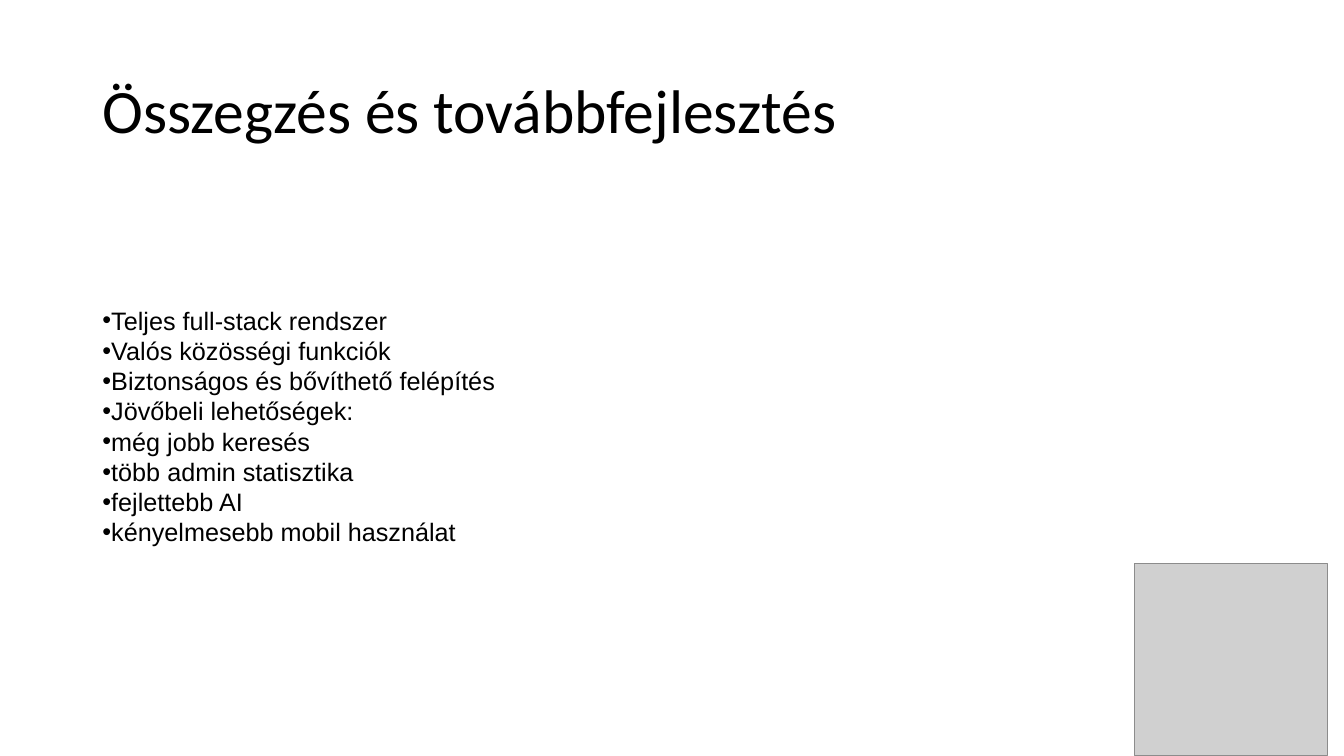
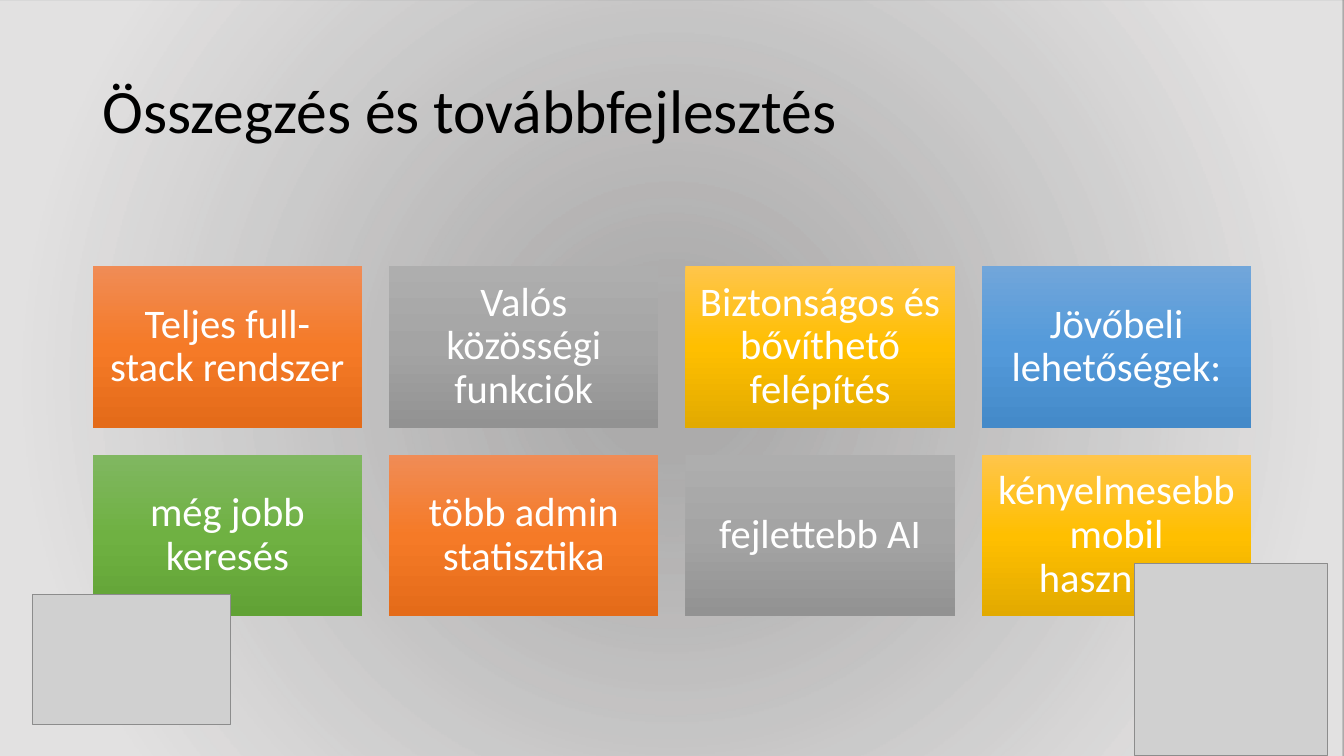
Before and after one commit to ClausPatrik/Makettoldal, a slide deck: slide 18 of MakettMester.pptx. Drawn at 1344x756 pixels with LibreOffice and Linux fonts; fonts in the diff are those of the drawing; grey boxes stand for pictures; background and template pictures are left out; a plain dark background stands for a picture behind light text. Boxes give left, top, right and bottom in pixels: in the first picture for what was removed or moved away, otherwise in the second. Text is boxed around its words. In the diff, an @@ line names an element or a change of style, - is before the commit and + after.

```diff
--- a/MakettMester.pptx
+++ b/MakettMester.pptx
@@ background #FFFFFF to picture (left out) @@
@@ rectangle added at (0,0,1344,756), fill gradient #E7E6E6 @@
@@ text removed at (102,311,495,547) @@
-• Teljes full-stack rendszer
-• Valós közösségi funkciók
-• Biztonságos és bővíthető felépítés
-• Jövőbeli lehetőségek:
-• még jobb keresés
-• több admin statisztika
-• fejlettebb AI
-• kényelmesebb mobil használat
@@ group added at (93,266,1251,616): 8 rectangles, 8 texts @@
+Teljes full-stack rendszer
+Valós közösségi funkciók
+Biztonságos és bővíthető felépítés
+Jövőbeli lehetőségek:
+még jobb keresés
+több admin statisztika
+fejlettebb AI
+kényelmesebb mobil használat
@@ picture added at (32,595,231,725) @@
```
Also in this commit, not shown: 17 other slides changed.
